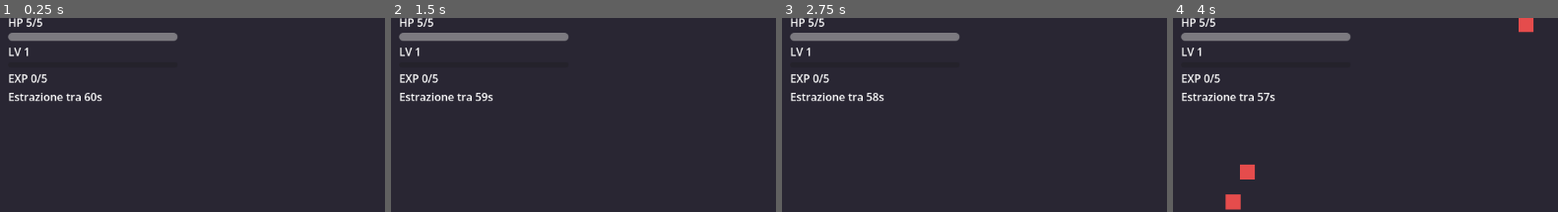
Above: before the commit, frames 1-4 (left to right).
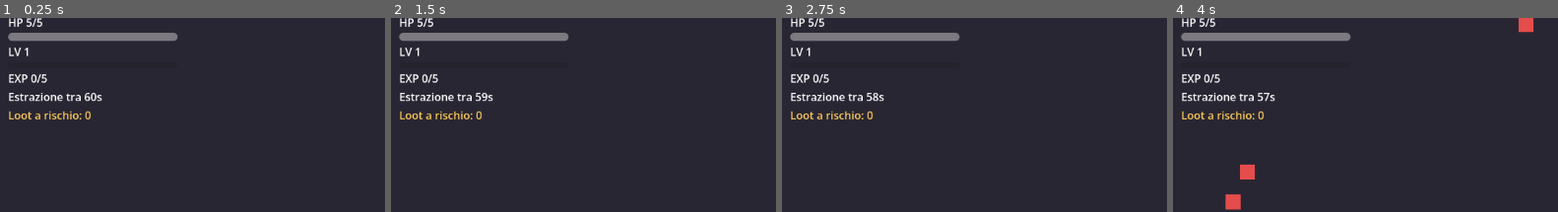
Above: after the commit, the same moments.

Repository: danieleadelfio/Wanderloot
Game: Godot game, scene res://scenes/run/Arena/Arena.tscn
Two runs of this game, one before a commit and one after it. Both use one fixed random seed, a clock stepped at 60 frames per second and the inputs below.
Inputs (mouse positions are % of the whole screen's width and height, from its top left):
- Up to frame 1 (0.25 s): no input
- Up to frame 2 (1.5 s): tap Enter at 0.5 s; move the mouse to (74, 51) at 0.52 s; press the mouse at (74, 51) at 0.53 s; hold D (move_right) 0.53-1.28 s; tap Space at 1.25 s; move the mouse to (31, 63) at 1.27 s; release the mouse at (31, 63) at 1.28 s; hold S (move_down) from 1.28 s (still down); click (31, 63) at 1.35 s
- Up to frame 3 (2.75 s): tap Enter at 2 s; move the mouse to (61, 32) at 2.02 s; release S (move_down) at 2.03 s; press the mouse at (61, 32) at 2.03 s; hold D (move_right) from 2.03 s (still down)
- Up to frame 4 (4 s): move the mouse to (46, 80) at 2.77 s; release D (move_right) at 2.78 s; release the mouse at (46, 80) at 2.78 s; hold W (move_up) 2.78-3.53 s; click (46, 80) at 2.85 s; move the mouse to (82, 74) at 3.52 s; press the mouse at (82, 74) at 3.53 s; hold A (move_left) from 3.53 s (still down)
The pictures show only the part of the screen within x 0-50%, y 3-53%; the shares and areas given below are measured in that part.

The runs differ from the first frame. In frame 1, 0.4% of the frame differs, in the area x 2-24%, y 47-53%; in frame 2, 0.4%; in frame 3, 0.4%; in frame 4, 0.4%.

Commit message:
feat: enemy material drops into run inventory (#8)
Closes #8

Co-Authored-By: Claude Opus 5.5 <noreply@anthropic.com>
Claude-Session: https://claude.ai/code/session_01WjwMyqg35TFPNLv3bAVf3T

Diff:
--- a/scenes/run/Arena/arena.gd
+++ b/scenes/run/Arena/arena.gd
@@ -50,6 +50,14 @@
 
 func _on_enemy_died(enemy: Enemy) -> void:
 	RunManager.register_kill(enemy.data.exp_reward)
+	_roll_drops(enemy.data)
+
+
+func _roll_drops(data: EnemyData) -> void:
+	for entry in data.drops:
+		var amount := entry.roll(_rng)
+		if amount > 0:
+			RunManager.add_loot(entry.material, amount)
 
 
 func _open_extraction() -> void:
--- a/scenes/ui/HUD/HUD.tscn
+++ b/scenes/ui/HUD/HUD.tscn
@@ -7,7 +7,7 @@
 
 [node name="Margin" type="MarginContainer" parent="."]
 offset_right = 260.0
-offset_bottom = 150.0
+offset_bottom = 180.0
 mouse_filter = 2
 theme_override_constants/margin_left = 12
 theme_override_constants/margin_top = 12
@@ -51,3 +51,9 @@
 unique_name_in_owner = true
 layout_mode = 2
 text = ""
+
+[node name="LootLabel" type="Label" parent="Margin/VBox"]
+unique_name_in_owner = true
+layout_mode = 2
+theme_override_colors/font_color = Color(1, 0.8, 0.35, 1)
+text = "Loot a rischio: 0"
--- a/scenes/ui/HUD/hud.gd
+++ b/scenes/ui/HUD/hud.gd
@@ -1,6 +1,6 @@
 class_name Hud
 extends CanvasLayer
-## HUD minimale: HP ed estrazione (da Arena), livello ed exp (da RunManager).
+## HUD minimale: HP ed estrazione (da Arena), livello, exp e loot di run (da RunManager).
 
 @onready var _hp_label: Label = %HpLabel
 @onready var _hp_bar: ProgressBar = %HpBar
@@ -8,13 +8,16 @@
 @onready var _exp_label: Label = %ExpLabel
 @onready var _exp_bar: ProgressBar = %ExpBar
 @onready var _extraction_label: Label = %ExtractionLabel
+@onready var _loot_label: Label = %LootLabel
 
 
 func _ready() -> void:
 	RunManager.exp_changed.connect(set_exp)
 	RunManager.leveled_up.connect(set_level)
+	RunManager.loot.changed.connect(set_loot)
 	set_level(RunManager.level)
 	set_exp(RunManager.experience, RunManager.exp_to_next())
+	set_loot(RunManager.loot.total())
 
 
 func set_hp(current: int, maximum: int) -> void:
@@ -33,6 +36,10 @@
 	_exp_label.text = "EXP %d/%d" % [current, required]
 
 
+func set_loot(total: int) -> void:
+	_loot_label.text = "Loot a rischio: %d" % total
+
+
 func set_extraction_countdown(seconds: float) -> void:
 	_extraction_label.text = "Estrazione tra %ds" % ceili(seconds)
 
Not shown, changed: docs/CHANGELOG.md
Not shown, changed: docs/GDD.md
